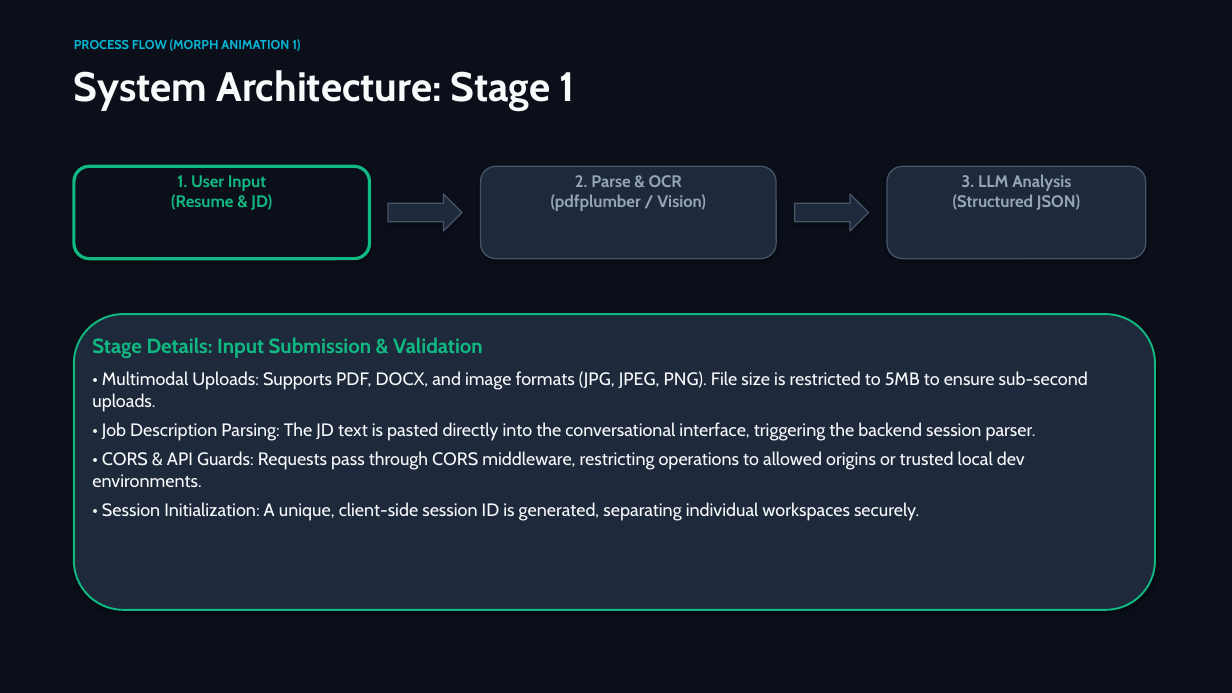
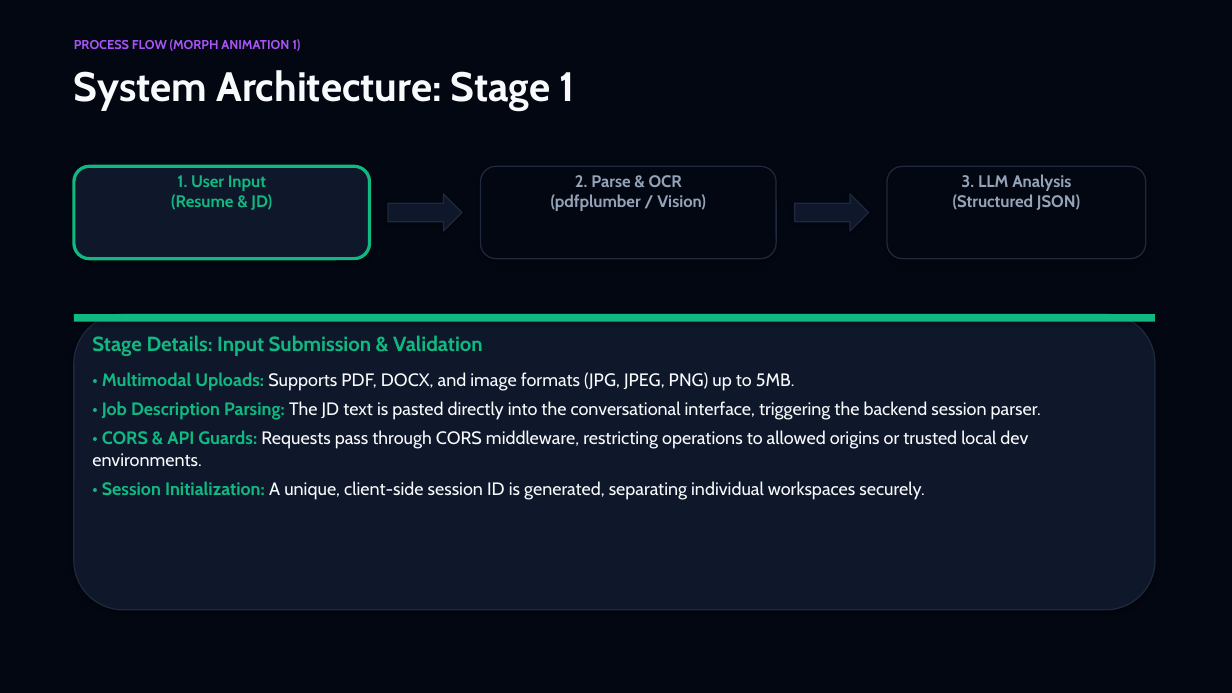
Before and after one commit to dharmrajv532-code/ResumeSensei, a slide deck: slide 5 of ResumeSensei_Presentation.pptx. Drawn at 1232x693 pixels with LibreOffice and Linux fonts; fonts in the diff are those of the drawing. Boxes give left, top, right and bottom in pixels: in the first picture for what was removed or moved away, otherwise in the second. Text is boxed around its words. In the diff, an @@ line names an element or a change of style, - is before the commit and + after.

```diff
--- a/ResumeSensei_Presentation.pptx
+++ b/ResumeSensei_Presentation.pptx
@@ background #0B0F19 to #030712 @@
@@ text "PROCESS FLOW (MORPH ANIMATION 1)" at bbox=[74, 39, 300, 51]: text colour #06B6D4 to #A855F7 @@
@@ rounded rectangle at bbox=[74, 166, 370, 259]: fill #0B0F19 to #0F172A @@
@@ rounded rectangle at bbox=[481, 166, 776, 259]: fill #1E293B to #030712; outline #475569 1 pt to #1E293B 1 pt @@
@@ rounded rectangle at bbox=[887, 166, 1146, 259]: fill #1E293B to #030712; outline #475569 1 pt to #1E293B 1 pt @@
@@ right arrow at bbox=[388, 194, 462, 231]: fill #1E293B to #0F172A; outline #475569 1 pt to #1E293B 1 pt @@
@@ right arrow at bbox=[795, 194, 869, 231]: fill #1E293B to #0F172A; outline #475569 1 pt to #1E293B 1 pt @@
@@ rounded rectangle at bbox=[74, 314, 1155, 610]: fill #1E293B to #0F172A; outline #10B981 1.5 pt to #1E293B 1 pt @@
@@ rectangle added at bbox=[74, 314, 1155, 322], fill #10B981 @@
@@ text at bbox=[92, 335, 1041, 500]: text colour #F8FAFC to #10B981, bold on in "• Job Description Parsing:", "• CORS & API Guards:", "• Session Initialization:"; more space between paragraphs @@
@@ text at bbox=[102, 372, 795, 391]: text changed @@
-• Multimodal Uploads: Supports PDF, DOCX, and image formats (JPG, JPEG, PNG). File size is restricted to 5MB to ensure sub-second uploads.
+• Multimodal Uploads: Supports PDF, DOCX, and image formats (JPG, JPEG, PNG) up to 5MB.
```
Also in this commit, not shown: 19 other slides changed, 1 other file.
